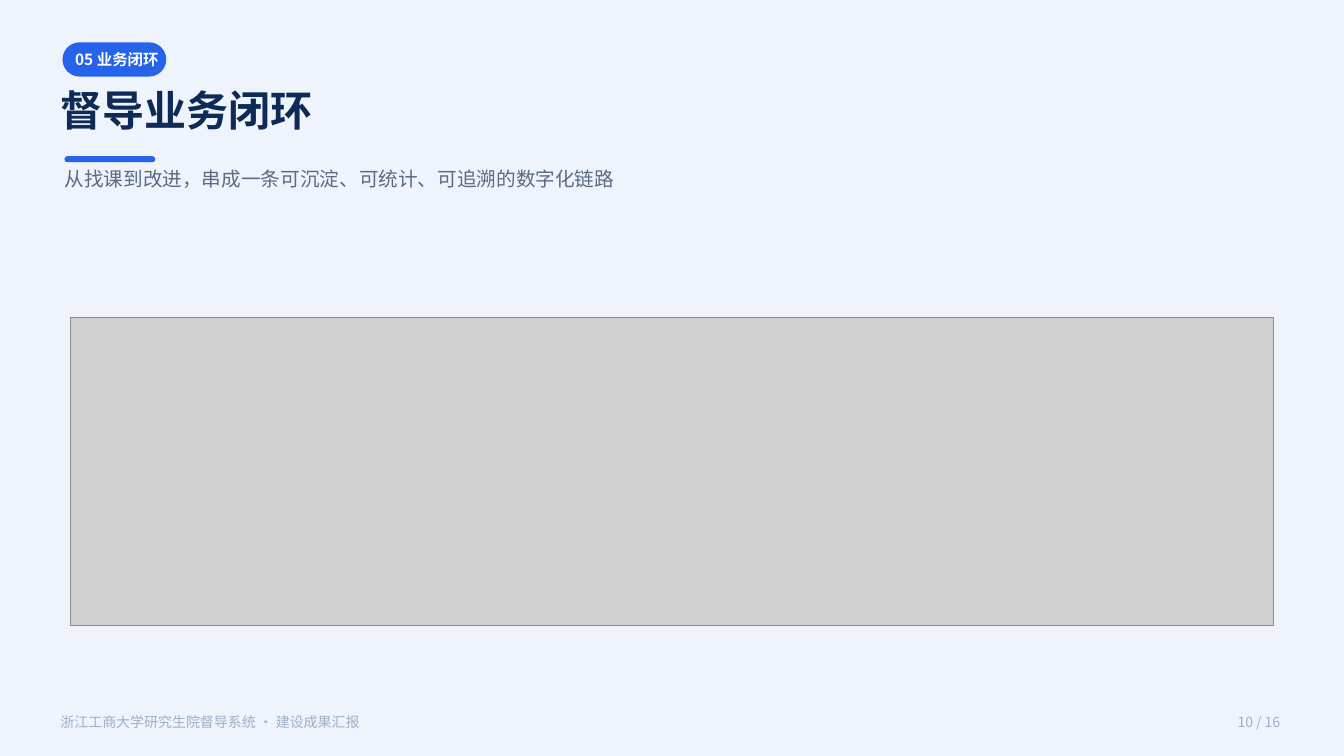
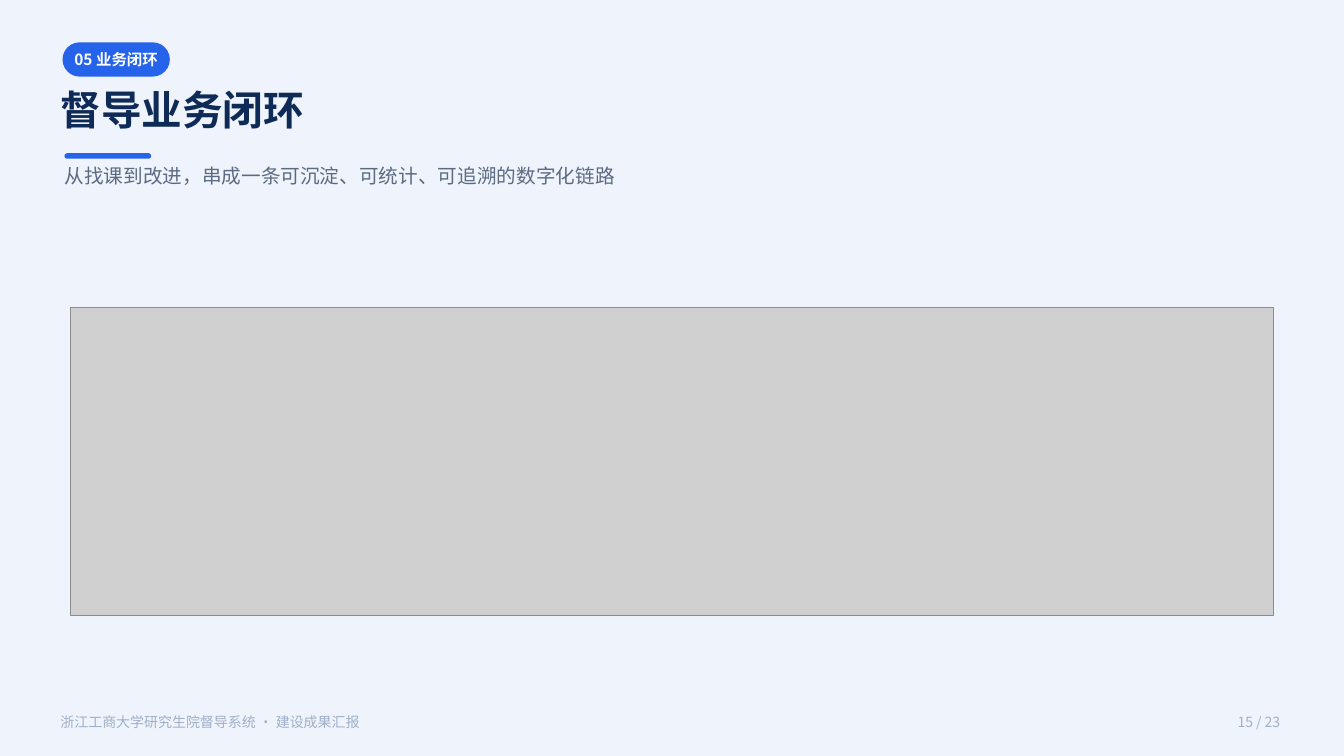
Before and after one commit to 1739467001-svg/example-of-report, a slide deck: slide 15 of slides/督导系统建设成果汇报.pptx (slide 10 before the commit). Drawn at 1344x756 pixels with LibreOffice and Linux fonts; fonts in the diff are those of the drawing; grey boxes stand for pictures. Boxes give left, top, right and bottom in pixels: in the first picture for what was removed or moved away, otherwise in the second. Text is boxed around its words. In the diff, an @@ line names an element or a change of style, - is before the commit and + after.

```diff
--- a/slides/督导系统建设成果汇报.pptx
+++ b/slides/督导系统建设成果汇报.pptx
@@ text "督导业务闭环" at (60, 90, 304, 129): size 30 to 29 pt @@
@@ rounded rectangle: place and size @@
-rounded rectangle at (65, 156, 155, 162)
+rounded rectangle at (65, 153, 151, 159)
@@ picture: place and size @@
-picture at (71, 318, 1273, 626)
+picture at (71, 308, 1273, 616)
@@ text at (1238, 717, 1281, 727): text changed @@
-10 / 16
+15 / 23
```
Also in this commit, not shown: 14 other slides changed, 7 slides added, 9 other files.
